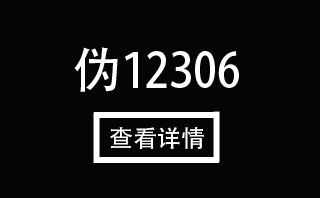
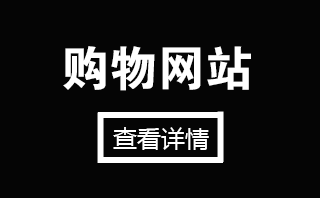
Layers edited between the first and the second 320×198 image:
painted on "查看详情" over (110, 127, 209, 150)
painted on "Shape 1 copy", masked it over (94, 157, 223, 163)
painted on "Shape 1 copy 3", masked it over (213, 111, 224, 162)
painted on "Shape 1 copy 2", masked it over (93, 112, 104, 163)
painted on "Shape 1", masked it over (94, 112, 223, 118)
renamed "伪12306" to "购物网站", painted on it over (63, 46, 251, 92)
